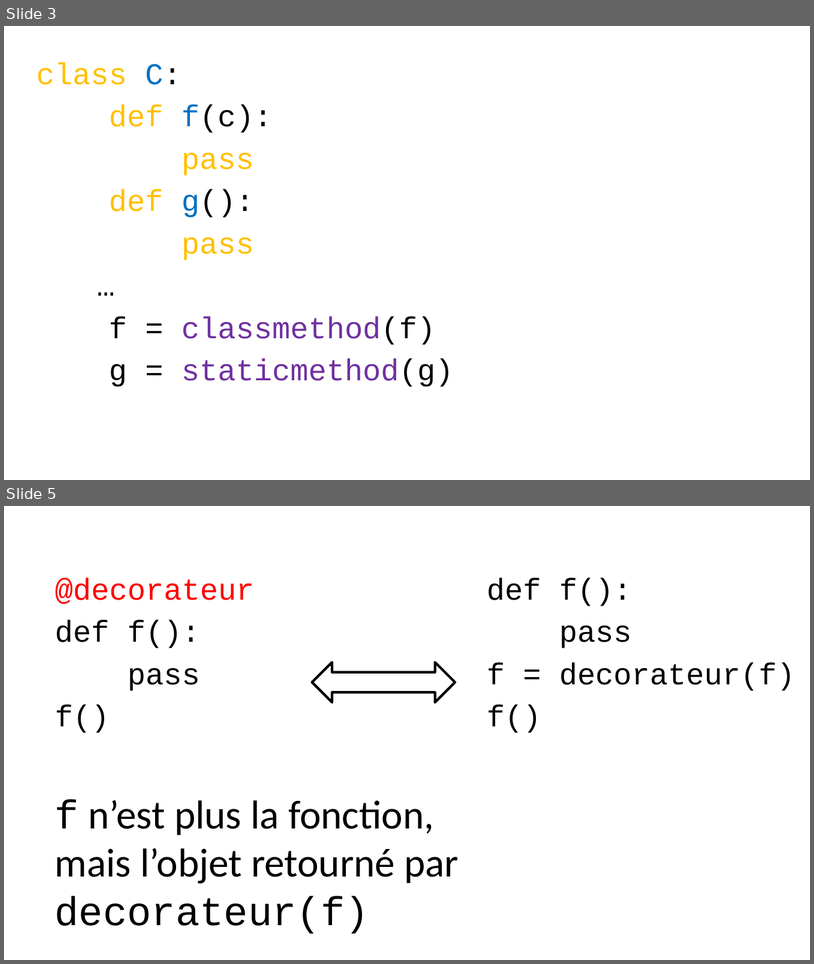
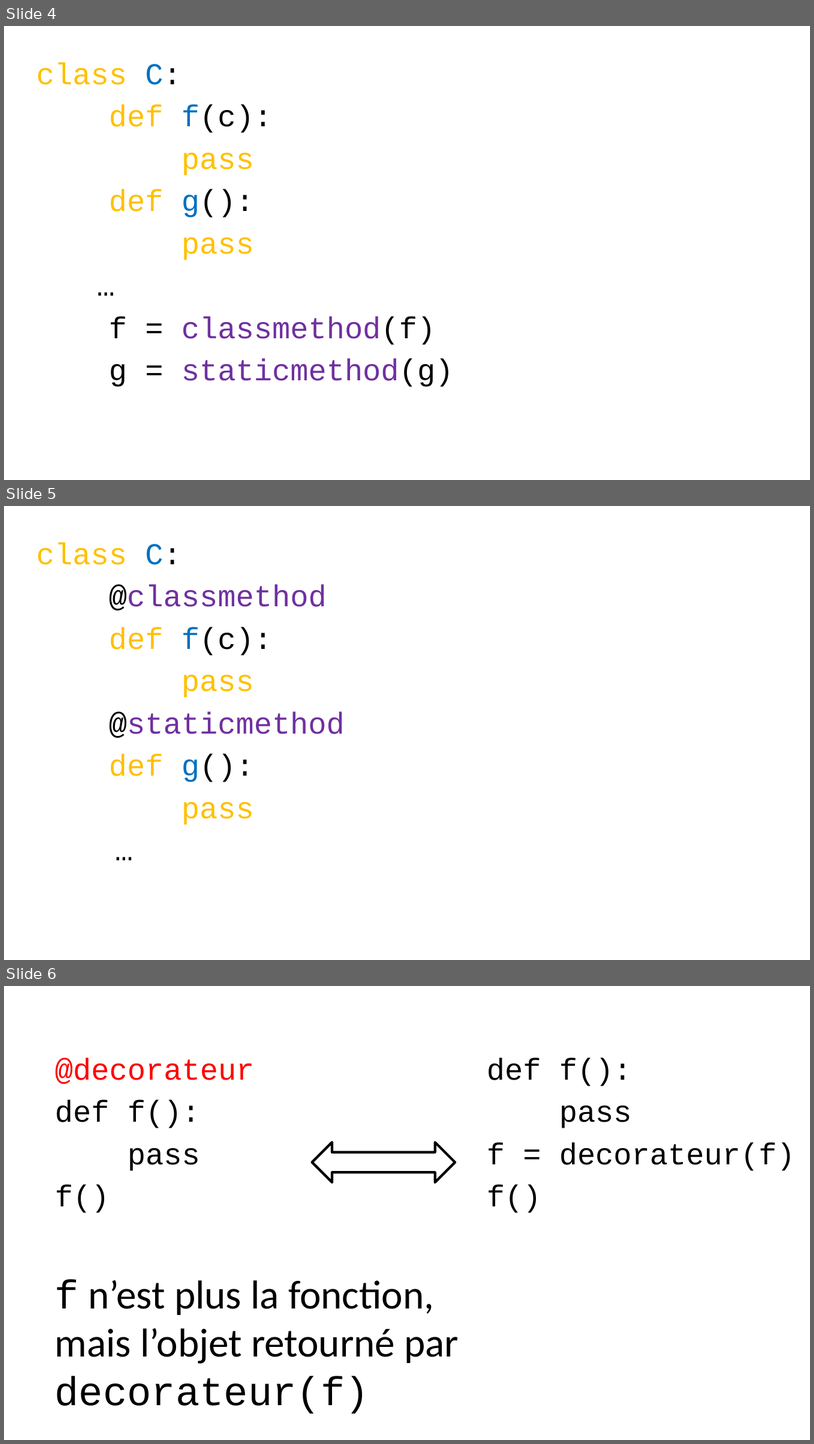
Before and after one commit to flotpython/course, a slide deck: w9/w9-s2-av-slide1.pptx. Shown one above the other, each under a label of ours: slides 3 and 5 before the commit, slides 4, 5 and 6 after it; the slides between them are not shown. The pictures are 814x964 and 814x1444 pixels, drawn with LibreOffice and Linux fonts; fonts in the diff are those of the drawing. Boxes give left, top, right and bottom in pixels: in the first picture for what was removed or moved away, otherwise in the second. Text is boxed around its words. In the diff, an @@ line names an element or a change of style, - is before the commit and + after.

```diff
--- a/w9/w9-s2-av-slide1.pptx
+++ b/w9/w9-s2-av-slide1.pptx
@@ slide 5 added at [4,506,810,960], background #FFFFFF @@
@@ text added at [36,542,345,825], 36 pt, text #7030A0 @@
+class C:
+@classmethod
+def f(c):
+pass
+@staticmethod
+def g():
+pass
+…
@@ what was slide 3 is now slide 4 @@
@@ what was slide 5 is now slide 6 @@
```
Also in this commit, not shown: 4 other files.
